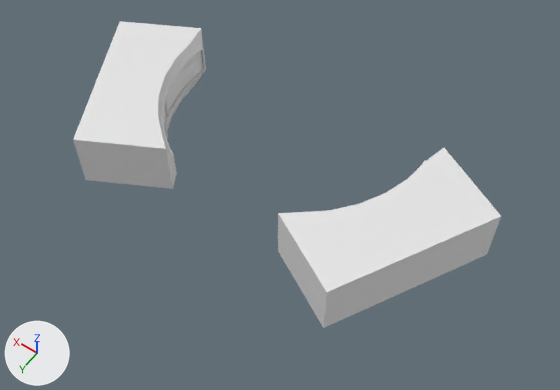
A saved change to the FBX model Assets/Models/ModelsStationAndMAIA/station_room_01.fbx.
Before and after are seen from a 50 mm camera at (-12.4, 24.6, 26.3) aimed at (-0.9, 8.4, 0.9). Every picture has the same lights, and +X, +Y and +Z are marked at lower left. Where no turn or scale is listed for an object, it has been applied to the vertices.

The older version as bpy lines, for what is in view:
```python
me_station_room = bpy.data.meshes.new('station_room')
me_station_room.from_pydata(...)  # 2232 vertices, 1630 faces; spans x -9.7..9.7, y -1.1..7.3, z 3.5..6.1
me_station_room.materials.append(mat_checker_001)  # white #e7e7e7
ob_station_room = bpy.data.objects.new('station_room', me_station_room)
ob_station_room.location = (0.6, 4.93, -3.35)
```
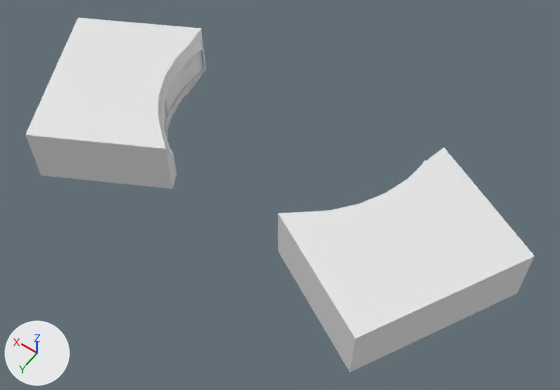
Location of each change, (x1, y1, x2, y2) in pixels of the pictures (560 x 390 px; the box of a moved part takes in the faces that stretch with it):
'station_room', reshaped (19% wider, 15% taller)
    before: (73, 21, 501, 328)
    after: (26, 18, 535, 372)
part 1 of me_station_room, moved or reshaped
    before: (278, 148, 501, 328)
    after: (278, 148, 535, 372)
part 2 of me_station_room, moved or reshaped
    before: (73, 21, 204, 189)
    after: (26, 18, 204, 189)

What changed in the scene script:
```text
Change me_station_room:
    where me_station_room.from_pydata(...)  # 2232 vertices, 1630 faces; spans x -9.7..9.7, y -1.1..7.3, z 3.5..6.1
    used by ob_station_room; location = (0.6, 4.93, -3.35)
    me_station_room part 1: all 16 vertices in x -9.7..-6.2, y 0.7..7.3, z 3.5..6.1 are moved by (-1.8, 0.9, 0.0)
    me_station_room part 2: all 16 vertices in x 6.2..9.7, y 0.7..7.3, z 3.5..6.1 are moved by (1.8, 0.9, 0.0)
```
